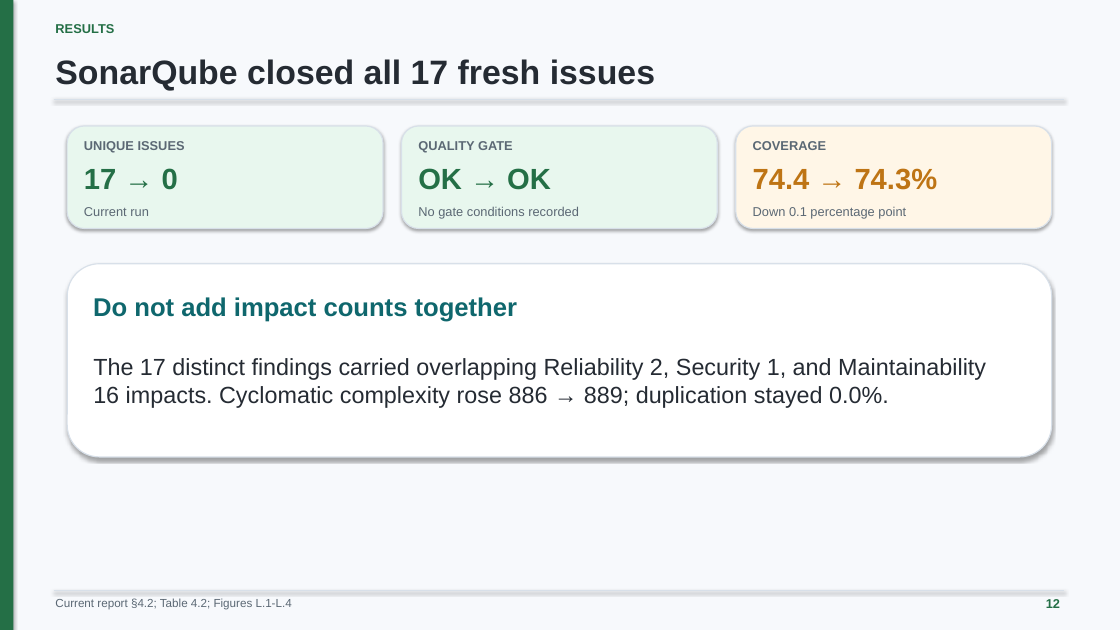
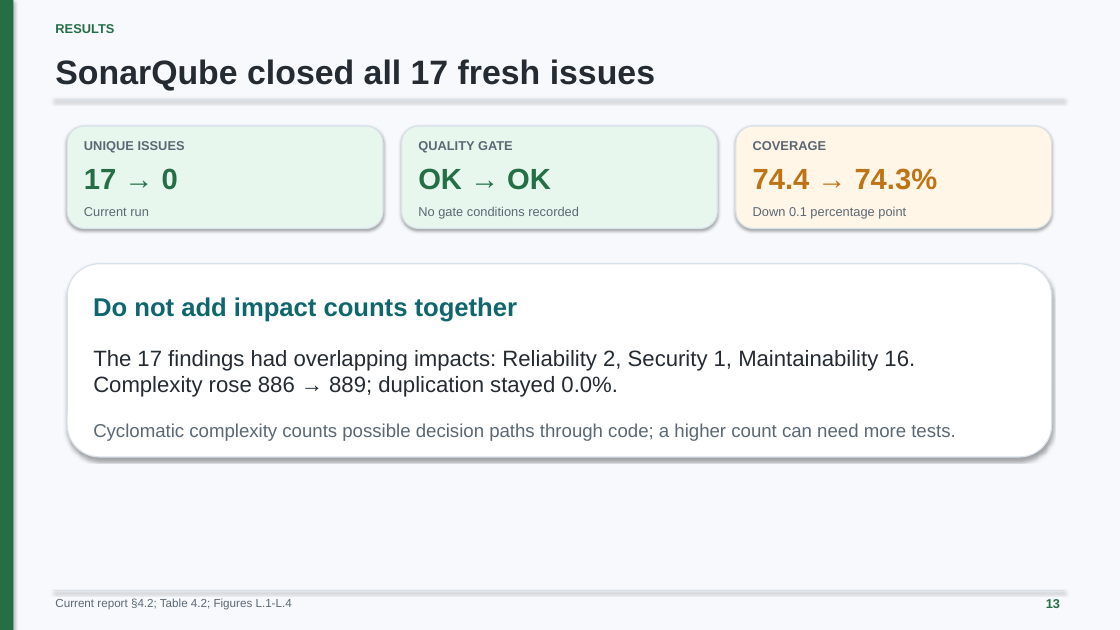
Before and after one commit to minatozaki98/financial-accounting, a slide deck: slide 13 of Document/outputs/final-defense/G6519692_Zaw_Ye_Htut_Ko_Final_Thesis_Defense.pptx (slide 12 before the commit). Drawn at 1120x630 pixels with LibreOffice and Linux fonts; fonts in the diff are those of the drawing. Boxes give left, top, right and bottom in pixels: in the first picture for what was removed or moved away, otherwise in the second. Text is boxed around its words. In the diff, an @@ line names an element or a change of style, - is before the commit and + after.

```diff
--- a/Document/outputs/final-defense/G6519692_Zaw_Ye_Htut_Ko_Final_Thesis_Defense.pptx
+++ b/Document/outputs/final-defense/G6519692_Zaw_Ye_Htut_Ko_Final_Thesis_Defense.pptx
@@ text at box(93, 350, 915, 397): text changed; size 20 to 19 pt @@
-The 17 distinct findings carried overlapping Reliability 2, Security 1, and Maintainability 16 impacts. Cyclomatic complexity rose 886 → 889; duplication stayed 0.0%.
+The 17 findings had overlapping impacts: Reliability 2, Security 1, Maintainability 16. Complexity rose 886 → 889; duplication stayed 0.0%.
@@ text added at box(93, 423, 955, 441), 16 pt, text #5B6874 @@
+Cyclomatic complexity counts possible decision paths through code; a higher count can need more tests.
```
Also in this commit, not shown: 34 other slides changed, 5 slides added, 3 slides removed, 2 other files.
